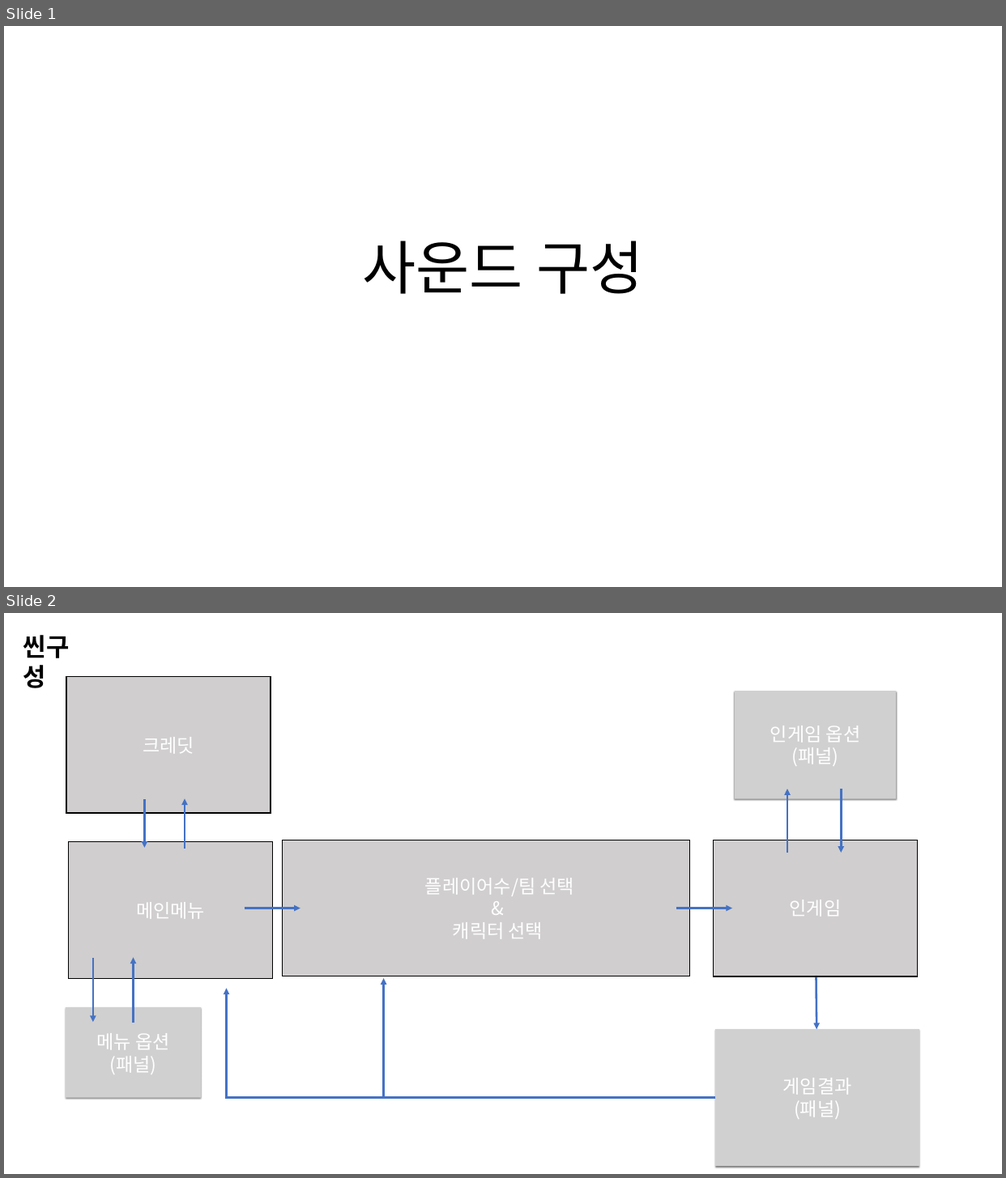
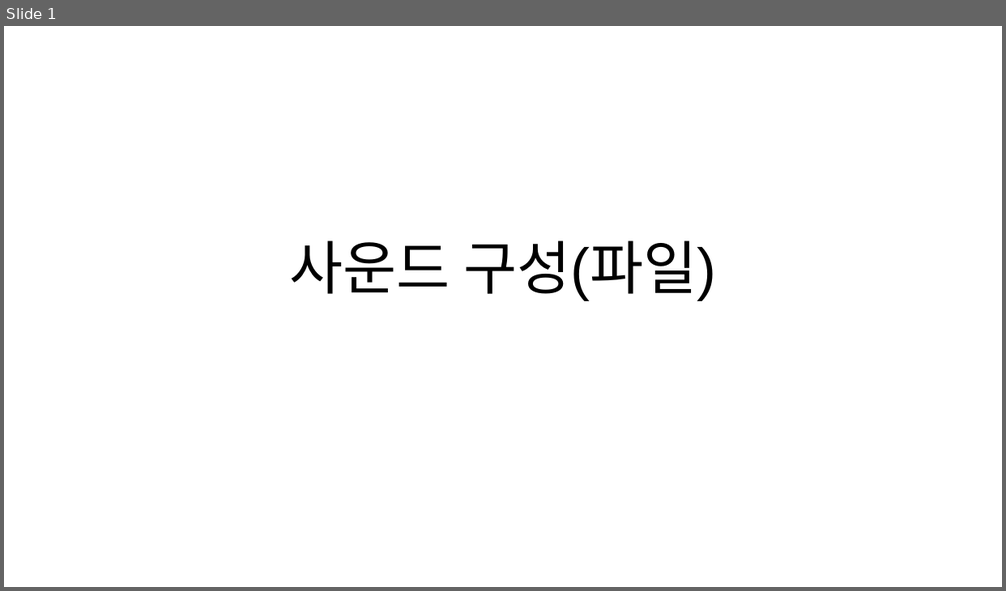
Before and after one commit to penspanic/ITWGamejam, a slide deck: Resource/Sound/RocketMan_사운드구성.pptx. Shown one above the other, each under a label of ours: slides 1 and 2 before the commit, slide 1 after it. The pictures are 1006x1178 and 1006x591 pixels, drawn with LibreOffice and Linux fonts; fonts in the diff are those of the drawing; grey boxes stand for pictures. Boxes give left, top, right and bottom in pixels: in the first picture for what was removed or moved away, otherwise in the second. Text is boxed around its words. In the diff, an @@ line names an element or a change of style, - is before the commit and + after.

Commit message:
[고요한] SFX,BGM 인게임 음원 파일들 Resource/Sound 폴더에 저장

```diff
--- a/Resource/Sound/RocketMan_사운드구성.pptx
+++ b/Resource/Sound/RocketMan_사운드구성.pptx
@@ slide 2 removed at [4, 613, 1002, 1174], background #FFFFFF @@
@@ text removed at [23, 635, 70, 688] @@
-씬구성
@@ rectangle removed at [66, 677, 270, 813] @@
@@ picture removed at [735, 691, 896, 799] @@
@@ text removed at [770, 726, 861, 766] @@
-인게임 옵션
-(패널)
@@ text removed at [143, 737, 194, 753] @@
-크레딧
@@ arrow removed from (144, 800) to (144, 848) @@
@@ arrow removed from (185, 849) to (185, 798) @@
@@ arrow removed from (787, 853) to (787, 789) @@
@@ arrow removed from (841, 789) to (841, 853) @@
@@ rectangle removed at [68, 842, 272, 978] @@
@@ rectangle removed at [282, 840, 690, 977] @@
@@ rectangle removed at [713, 840, 917, 977] @@
@@ text removed at [425, 878, 575, 939] @@
-플레이어수/팀 선택
-&
-캐릭터 선택
@@ text removed at [136, 902, 205, 918] @@
-메인메뉴
@@ text removed at [790, 900, 842, 916] @@
-인게임
@@ arrow removed from (245, 908) to (300, 908) @@
@@ arrow removed from (676, 908) to (732, 908) @@
@@ arrow removed from (93, 958) to (93, 1022) @@
@@ arrow removed from (133, 1023) to (133, 957) @@
@@ freeform shape removed at [816, 977, 816, 1029] @@
@@ freeform shape removed at [226, 988, 715, 1097] @@
@@ freeform shape removed at [383, 978, 715, 1097] @@
@@ picture removed at [66, 1007, 201, 1098] @@
@@ text removed at [96, 1033, 170, 1075] @@
-메뉴 옵션
-(패널)
@@ picture removed at [715, 1029, 919, 1166] @@
@@ text removed at [783, 1078, 852, 1119] @@
-게임결과
-(패널)
@@ slide 1 changed as well @@
@@ title at [290, 241, 716, 301]: text changed @@
-사운드 구성
+사운드 구성(파일)
```
Also in this commit, not shown: 2 slides added, 9 other slides removed, 34 other files.
